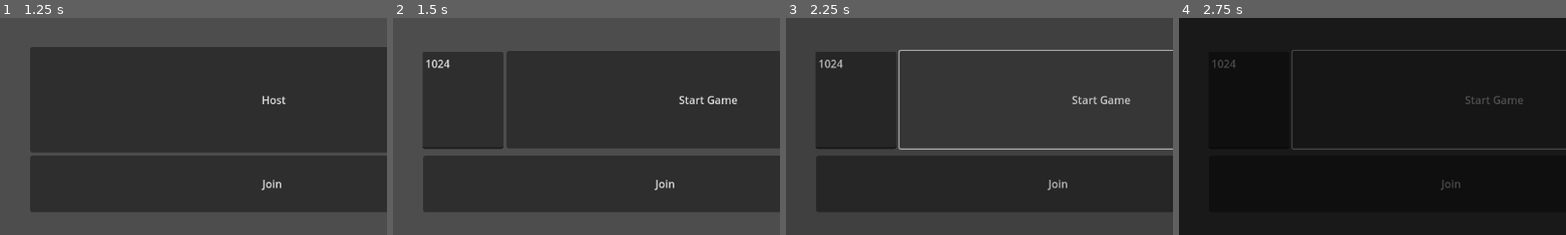
Above: before the commit, frames 1-4 (left to right).
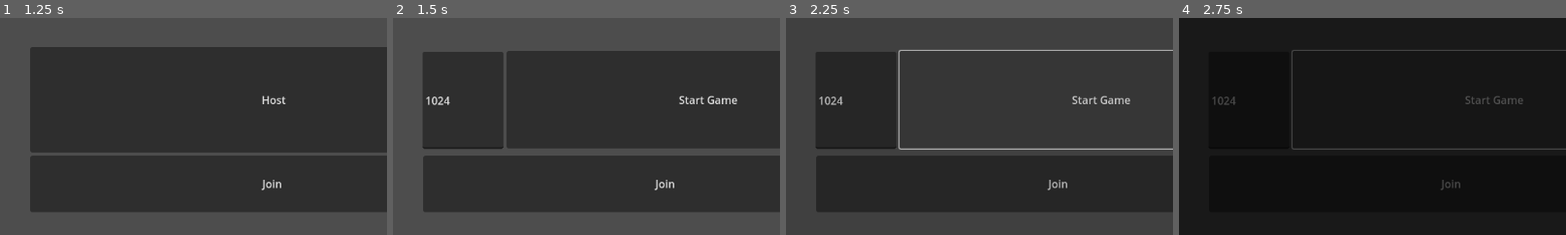
Above: after the commit, the same moments.

Repository: Riyan123410/Hi
Game: Godot game, scene res://scenes/sceneSwitcher.tscn
Two runs of this game, one before a commit and one after it. Both use one fixed random seed, a clock stepped at 60 frames per second and the inputs below. The engine's default icon, where the game draws it, is replaced by a stand-in: a white triangle on a blue panel in a dark square.
Inputs (mouse positions are % of the whole screen's width and height, from its top left):
- Up to frame 1 (1.25 s): tap Enter at 0.5 s; move the mouse to (72, 45) at 0.52 s; hold D (right) from 0.53 s (still down); tap E (interact) at 0.6 s; tap Space (jump) at 0.77 s
- Up to frame 2 (1.5 s): release D (right) at 1.25 s; click "Host" at 1.25 s
- Up to frame 3 (2.25 s): click "Start Game" at 2 s
- Up to frame 4 (2.75 s): no input
The pictures show only the part of the screen within x 0-50%, y 50-100%; the shares and areas given below are measured in that part.

Frame 1 is identical in both runs. In frame 2, 0.3% of the frame differs, in the area x 8-15%, y 19-41%; in frame 3, 0.3%; in frame 4, 0.2%.

Commit message:
Changed main menu text edit to line edit to better represent the type of data being represented

Diff:
--- a/src/SpaceGame/scenes/worlds/mainMenu.tscn
+++ b/src/SpaceGame/scenes/worlds/mainMenu.tscn
@@ -40,7 +40,7 @@
 text = "Join Game"
 metadata/_edit_use_anchors_ = true
 
-[node name="IP" type="TextEdit" parent="CanvasLayer"]
+[node name="IP" type="LineEdit" parent="CanvasLayer"]
 visible = false
 anchors_preset = -1
 anchor_left = 0.038194444
@@ -52,7 +52,7 @@
 placeholder_text = "Ip"
 metadata/_edit_use_anchors_ = true
 
-[node name="Port" type="TextEdit" parent="CanvasLayer"]
+[node name="Port" type="LineEdit" parent="CanvasLayer"]
 visible = false
 anchors_preset = -1
 anchor_left = 0.3359375
@@ -64,7 +64,7 @@
 placeholder_text = "Port"
 metadata/_edit_use_anchors_ = true
 
-[node name="hostPort" type="TextEdit" parent="CanvasLayer"]
+[node name="hostPort" type="LineEdit" parent="CanvasLayer"]
 visible = false
 anchors_preset = -1
 anchor_left = 0.038194444
--- a/src/SpaceGame/scripts/sceneScripts/mainMenu.gd
+++ b/src/SpaceGame/scripts/sceneScripts/mainMenu.gd
@@ -4,9 +4,9 @@
 
 @export var levelNum = 0
 
-@export var textIP : TextEdit
-@export var textPort : TextEdit
-@export var textPortHost : TextEdit
+@export var textIP : LineEdit
+@export var textPort : LineEdit
+@export var textPortHost : LineEdit
 
 @export var joinlobbyButton : Button
 @export var hostLobbyButton : Button
